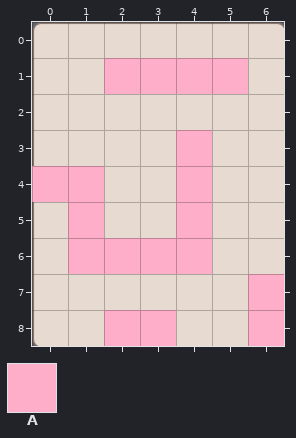
An edit to a level. Tiled map, HungryGame/proj.win32/map/36.tmx. Above is the file before it was changed.
Cells are 60x60 px. Shown: x 0..6, y 0..8.
Key: from "metaset1": A 0.
_ is an empty cell.
Layers that did not change in this view are not listed.
Layer "Items" before, first column x 0:
0 _______
1 __AAAA_
2 _______
3 ____A__
4 AA__A__
5 _A__A__
6 _AAAA__
7 ______A
8 __AA__A
After the commit:
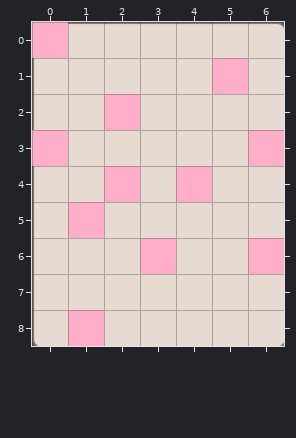
From old to new:
Layer "wall":
The tile that lay hidden is removed in row 1 at x 2 to 4; in row 3 at x 4; in row 4 at x 0 to 1; in row 5 at x 4; in row 6 at x 1 to 2 and 4; in row 7 at x 6.
The tile that lay hidden is removed in row 8 at x 2 to 3 and 6.
Layer "Items":
Tile A now appears in row 0 at x 0; in row 2 at x 2; in row 3 at x 0 and 6; in row 4 at x 2; in row 6 at x 6; in row 8 at x 1.
Tile A is removed in row 1 at x 2 to 4; in row 3 at x 4; in row 4 at x 0 to 1; in row 5 at x 4; in row 6 at x 1 to 2 and 4; in row 7 at x 6.
Tile A is removed in row 8 at x 2 to 3 and 6.
